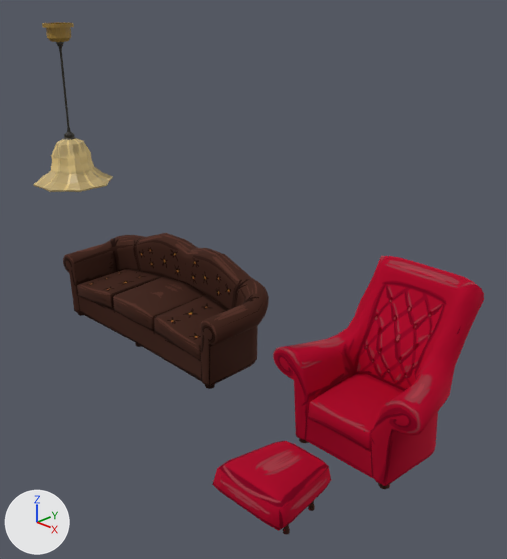
The Blender file Art/armchair1.blend: old version first, new version second.
Before and after are seen from a 50 mm camera at (6.02, -4.55, 3.83) aimed at (1.7, -0.25, 1.25). Arrows for +X, +Y and +Z are at lower left; the lights stay in place.

The first picture shows 'Cylinder', 'armchair_1', 'sofa_1'.
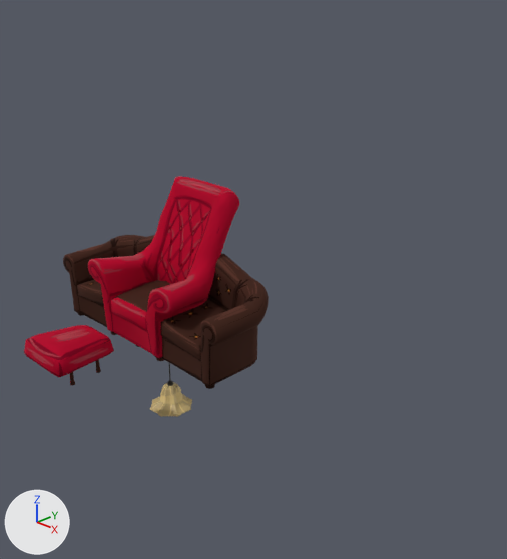
Where the change shows, as pixel boxes (x1, y1, x2, y2) in the pictures (507 x 559 px; the box of a moved part takes in the faces that stretch with it):
'armchair_1', reshaped, moved: before (212, 256, 484, 535); after (88, 177, 239, 361)
'Cylinder', reshaped, moved: before (33, 22, 113, 192); after (150, 363, 192, 417)
'armchair_1.001', added (red): after (24, 325, 114, 386)
part 1 of me_mesh_001, deleted (red): before (212, 441, 331, 531)
part 2 of me_mesh_001, deleted: before (283, 524, 290, 535)
part 3 of me_mesh_001, deleted: before (308, 501, 315, 511)
part 4 of me_mesh_001, moved or reshaped: before (328, 256, 484, 401); after (134, 177, 239, 300)
part 5 of me_cylinder, added (brown): after (150, 363, 192, 417)
part 6 of me_cylinder, deleted (brown): before (33, 22, 113, 192)

The change, as a list of edits to the scene's bpy script:
```text
Change me_mesh_001:
    used by ob_armchair_1; location = (2.993, 0.0, 0.0)
    remove me_mesh_001.from_pydata(...)  # 754 vertices, 758 faces, 1 loose edge; spans x -0.77..0.79, y -1.66..0.78, z -0.02..1.49
    add me_mesh_001.from_pydata(...)  # 538 vertices, 551 faces, 1 loose edge; spans x -0.77..0.79, y -1.11..0.78, z -0.02..1.69
    me_mesh_001 part 1: the loose piece of 52 vertices spanning x -0.37..0.37, y -1.66..-0.88, z 0.18..0.44 is deleted
    me_mesh_001 part 2: the loose piece of 41 vertices spanning x 0.23..0.28, y -1.47..-1.42, z 0.0..0.23 is deleted
    me_mesh_001 part 3: the loose piece of 41 vertices spanning x 0.19..0.24, y -1.13..-1.08, z -0.01..0.2 is deleted
    me_mesh_001 part 4: 264 vertices moved from x -0.6..0.63, y 0.03..0.78, z 0.58..1.49 to x -0.6..0.63, y 0.03..0.78, z 0.6..1.69
Change me_cylinder:
    used by ob_cylinder; location = (1.742, -2.057, 2.248); scale = (0.385, 0.385, 0.385)
    remove me_cylinder.from_pydata(...)  # 672 vertices, 672 faces; spans x -0.66..0.66, y -0.66..0.66, z 0.76..3.47
    add me_cylinder.from_pydata(...)  # 802 vertices, 800 faces; spans x -0.66..0.66, y -0.66..0.66, z -2.76..0.02
    me_cylinder part 5: 802 vertices added at x -0.66..0.66, y -0.66..0.66, z -2.76..0.02
    me_cylinder part 6: 672 vertices removed from x -0.66..0.66, y -0.66..0.66, z 0.76..3.47
Add me_mesh_002:
    me_mesh_002.from_pydata(...)  # 217 vertices, 207 faces; spans x -0.37..0.368, y -1.663..-0.883, z -0.007..0.436
    me_mesh_002.materials.append(mat_armchair_1)  # picture img_armchair_2
Change ob_armchair_1:
    ob_armchair_1.location: (2.993, 0.0, 0.0) -> (0.0, 0.0, 0.0)
Change ob_cylinder:
    ob_cylinder.location: (1.742, -2.057, 2.248) -> (0.0, 0.0, 0.0)
Add ob_armchair_1_001:
    ob_armchair_1_001 = bpy.data.objects.new('armchair_1.001', me_mesh_002)
    ob_armchair_1_001.location = (0.0, 0.0, 0.0)
```
